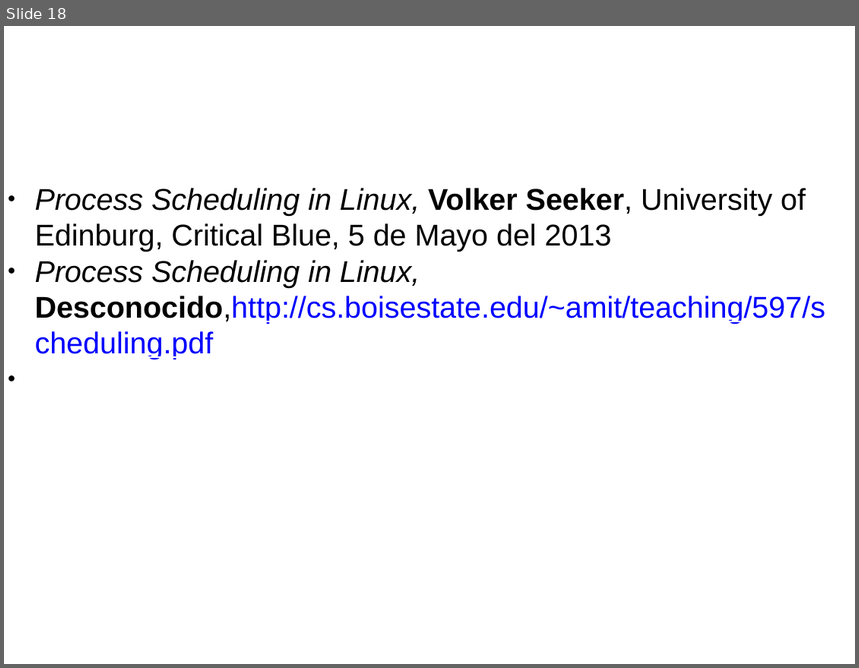
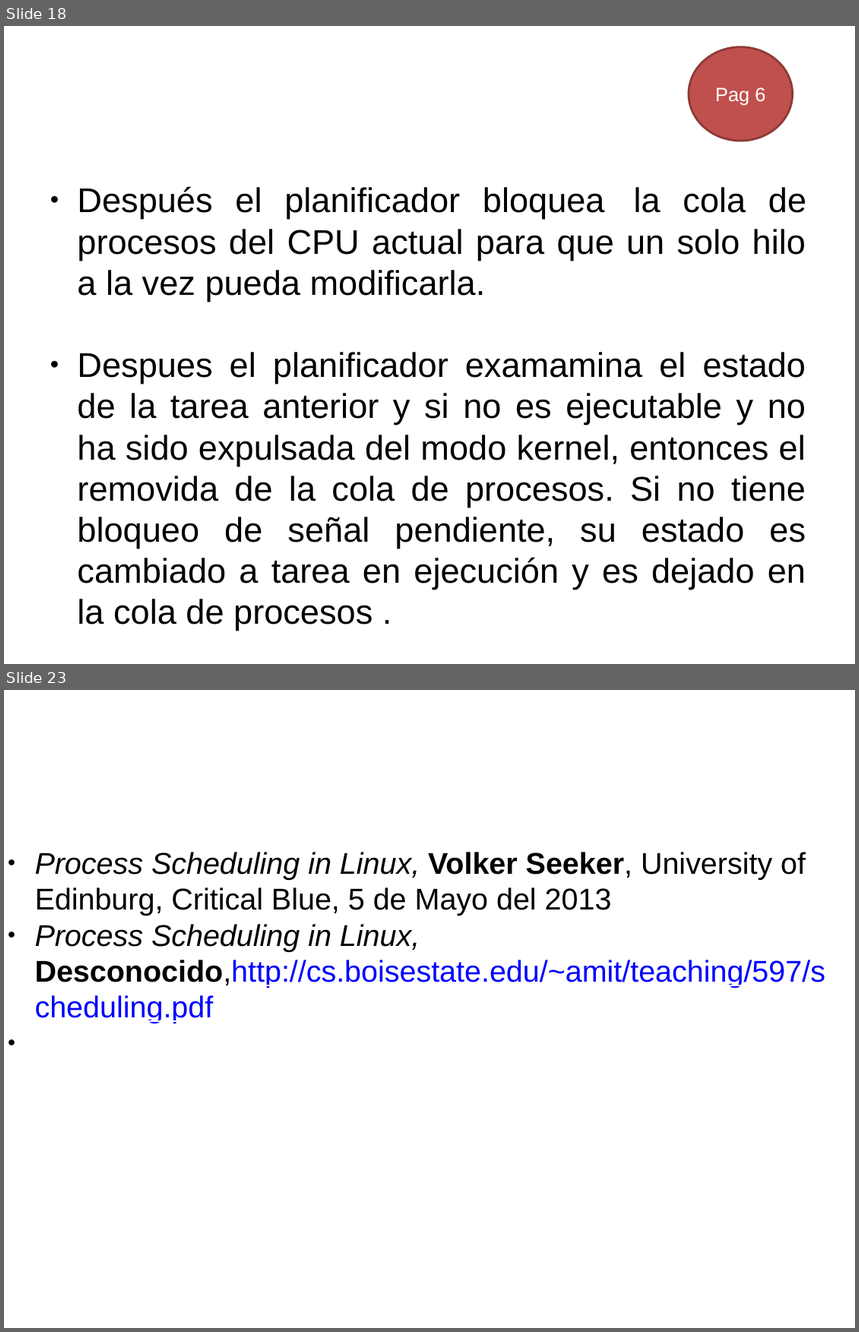
Before and after one commit to gwolf/clase-sistop-2017-01, a slide deck: exposiciones/planificadorCFS/planificadorCFS.pptx. Shown one above the other, each under a label of ours: slide 18 before the commit, slides 18 and 23 after it; the slides between them are not shown. The pictures are 859x668 and 859x1332 pixels, drawn with LibreOffice and Linux fonts; fonts in the diff are those of the drawing; background and template pictures are left out. Boxes give left, top, right and bottom in pixels: in the first picture for what was removed or moved away, otherwise in the second. Text is boxed around its words. In the diff, an @@ line names an element or a change of style, - is before the commit and + after.

```diff
--- a/exposiciones/planificadorCFS/planificadorCFS.pptx
+++ b/exposiciones/planificadorCFS/planificadorCFS.pptx
@@ slide 18 added at (x1=4, y1=26, x2=855, y2=664), background #FFFFFF @@
@@ ellipse added at (x1=689, y1=47, x2=794, y2=140), fill #C0504D, outline #8E3B39 2 pt, 18 pt, text #FFFFFF @@
+Pag 6
@@ text added at (x1=77, y1=186, x2=807, y2=631), 32 pt, text #000000 @@
+● Después el planificador bloquea la cola de procesos del CPU actual para que un solo hilo a la vez pueda modificarla.
+● Despues el planificador examamina el estado de la tarea anterior y si no es ejecutable y no ha sido expulsada del modo kernel, entonces el removida de la cola de procesos. Si no tiene bloqueo de señal pendiente, su estado es cambiado a tarea en ejecución y es dejado en la cola de procesos .
@@ text added at (x1=229, y1=187, x2=449, y2=384), 40 pt, text #FFFFFF @@
+4 El esqueleto del planificador
@@ what was slide 18 is now slide 23 @@
```
Also in this commit, not shown: 4 other slides added.
